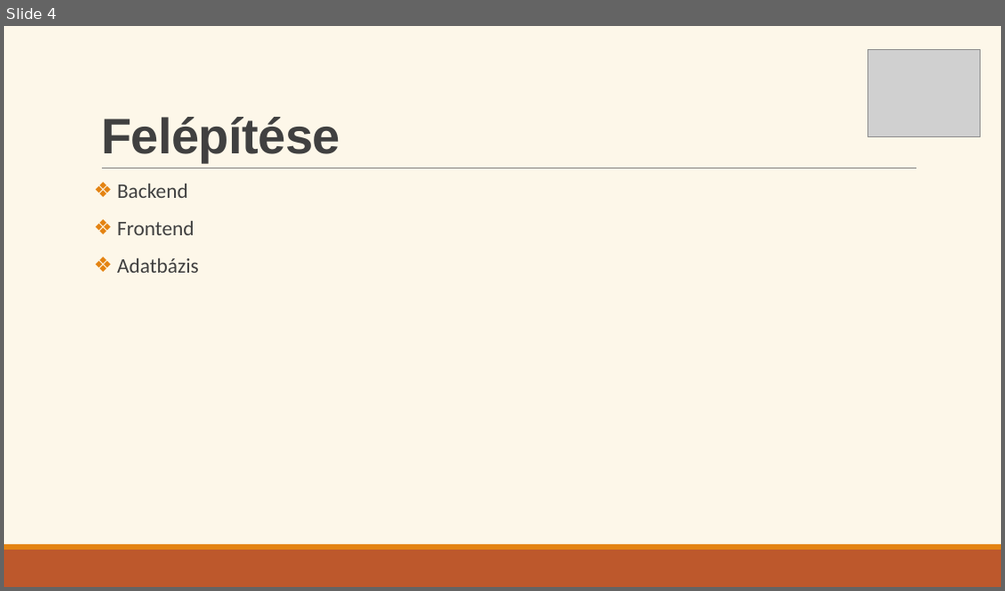
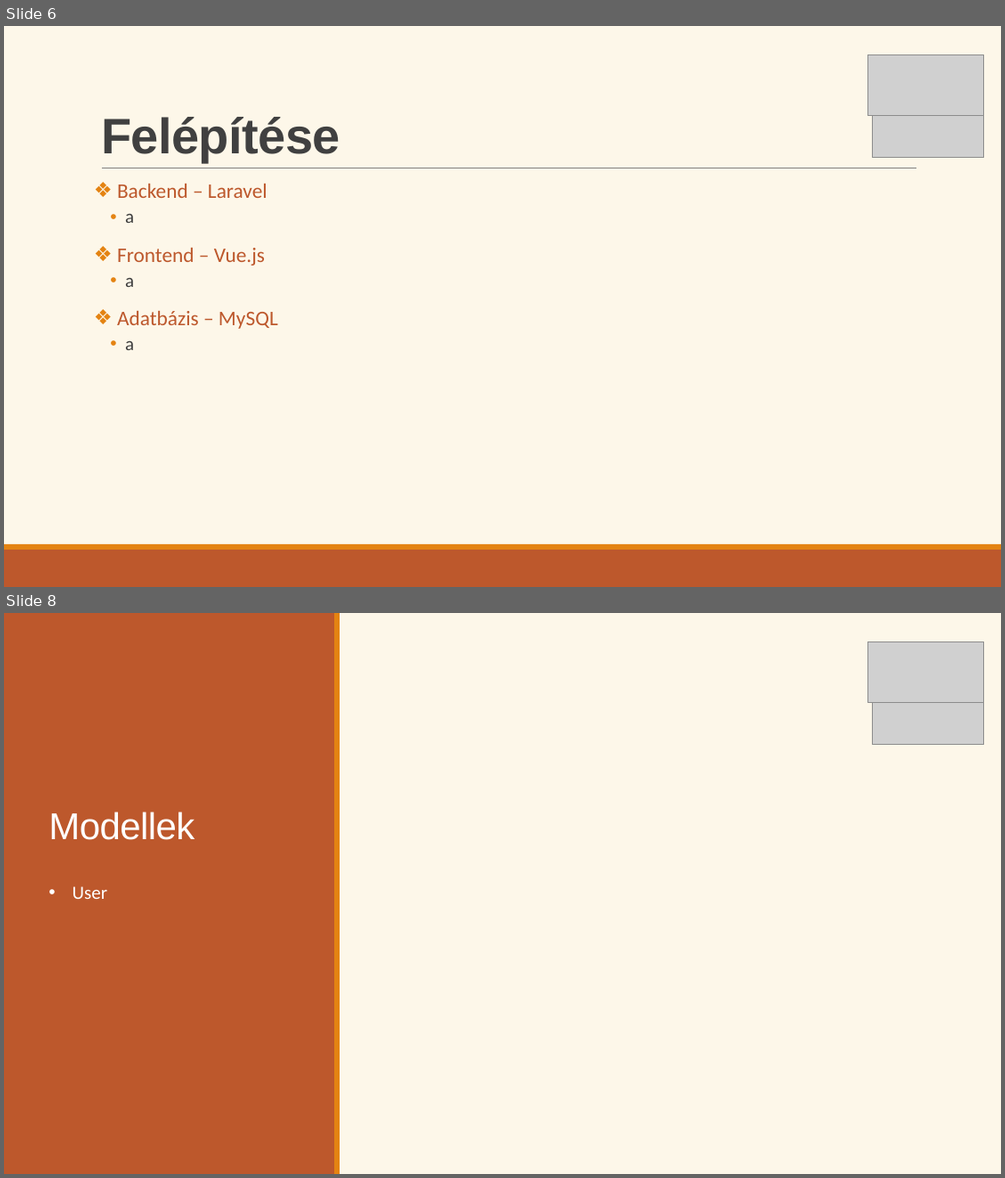
Before and after one commit to Ella50/13_S1_1_vizsgaremek, a slide deck: Dokumentációhoz/Prezentáció/eMenza_AtkariAriella_FarkasDominik.pptx. Shown one above the other, each under a label of ours: slide 4 before the commit, slides 6 and 8 after it; the slides between them are not shown. The pictures are 1005x591 and 1005x1178 pixels, drawn with LibreOffice and Linux fonts; fonts in the diff are those of the drawing; grey boxes stand for pictures. Boxes give left, top, right and bottom in pixels: in the first picture for what was removed or moved away, otherwise in the second. Text is boxed around its words. In the diff, an @@ line names an element or a change of style, - is before the commit and + after.

```diff
--- a/Dokumentációhoz/Prezentáció/eMenza_AtkariAriella_FarkasDominik.pptx
+++ b/Dokumentációhoz/Prezentáció/eMenza_AtkariAriella_FarkasDominik.pptx
@@ slide 8 added at (4, 613, 1001, 1174), background #FDF7E9 @@
@@ rectangle added at (4, 613, 335, 1174), fill #BD582C @@
@@ rectangle added at (334, 613, 340, 1174), fill #E48312 @@
@@ picture added at (867, 641, 984, 703) @@
@@ picture added at (872, 698, 984, 745) @@
@@ title added at (48, 811, 194, 840), 36 pt, text #FFFFFF @@
+Modellek
@@ text added at (73, 886, 107, 899), 18 pt, text #FFFFFF @@
+• User
@@ what was slide 4 is now slide 6 @@
@@ slide 6 changed as well @@
@@ picture: place and size @@
-picture at (867, 49, 979, 136)
+picture at (867, 54, 984, 116)
@@ picture added at (872, 111, 984, 158) @@
@@ text at (117, 184, 278, 350): text changed; text colour #404040 to #BD582C @@
-❖ Backend
-❖ Frontend
-❖ Adatbázis
+❖ Backend – Laravel
+  • a
+❖ Frontend – Vue.js
+  • a
+❖ Adatbázis – MySQL
+  • a
```
Also in this commit, not shown: 5 other slides changed, 13 other slides added, 1 slide removed.
